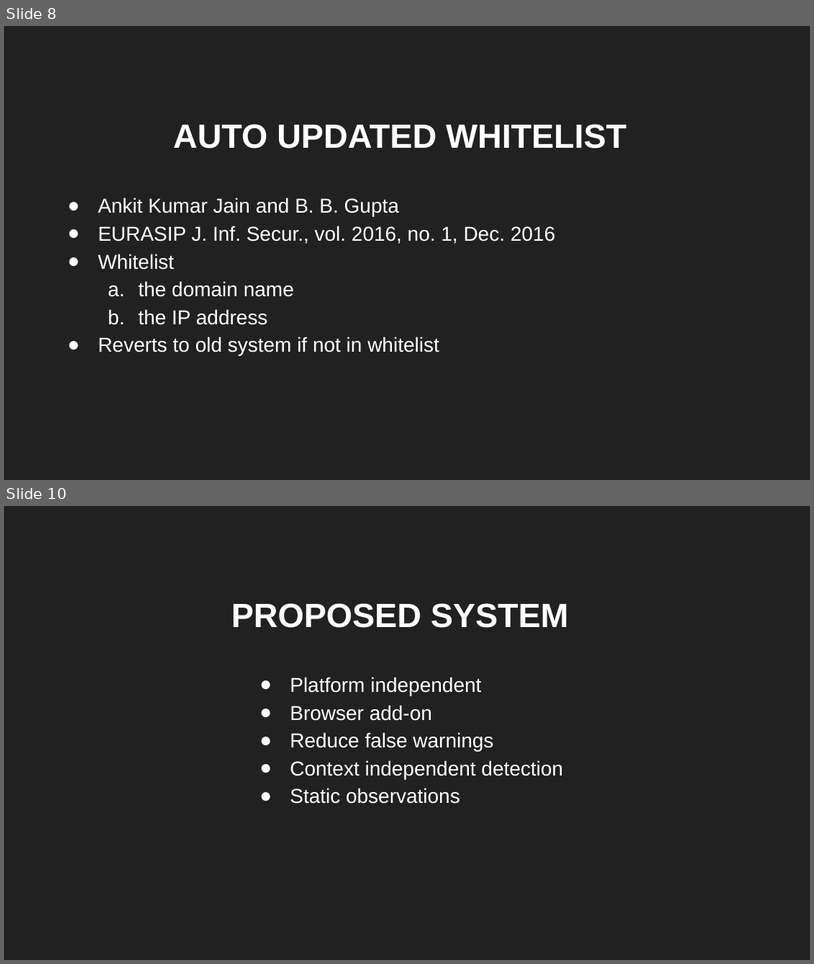
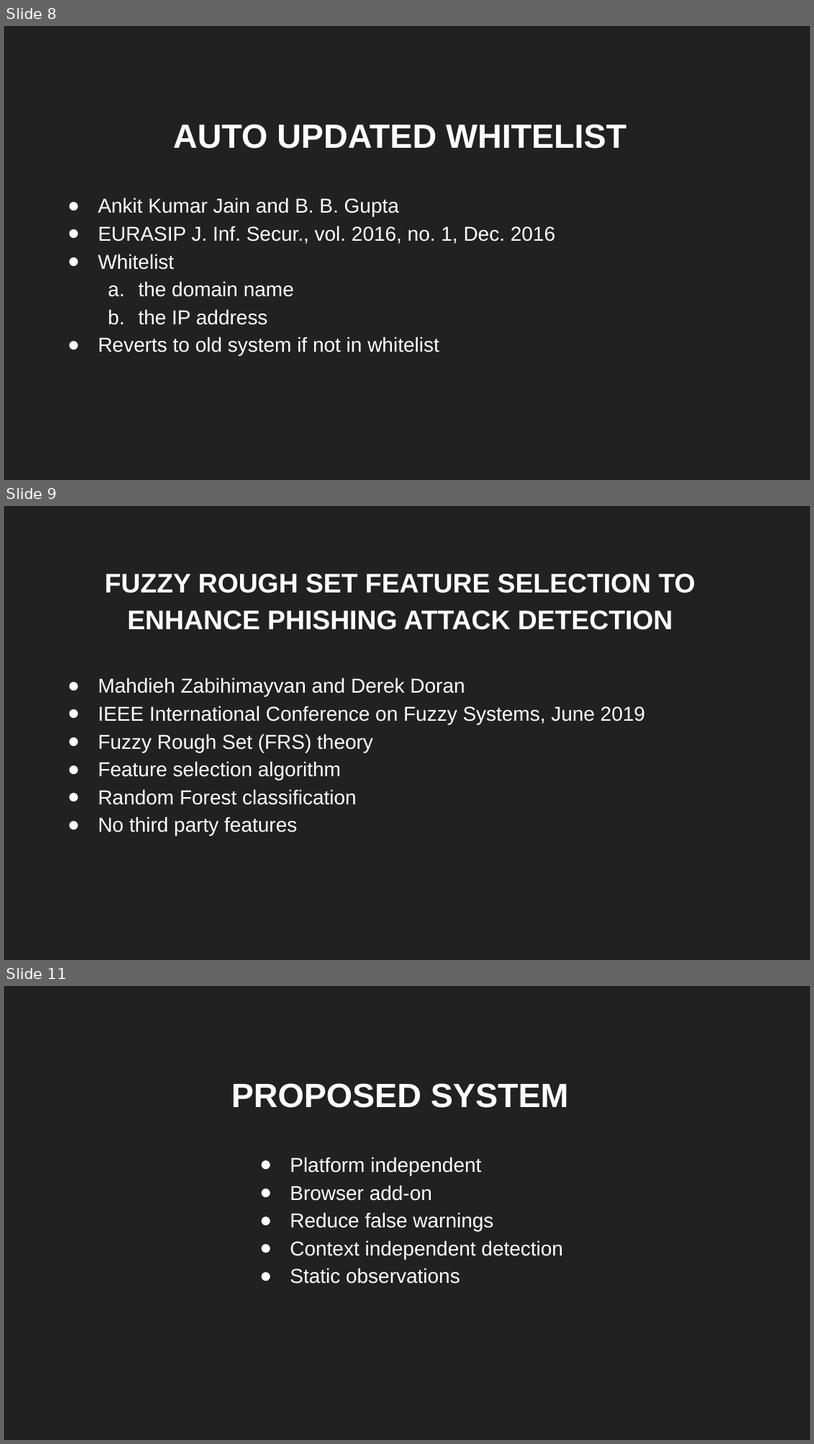
Before and after one commit to sbenstewart/cantina-plus, a slide deck: mail these/first/FYP First.pptx. Shown one above the other, each under a label of ours: slides 8 and 10 before the commit, slides 8, 9 and 11 after it; the slides between them are not shown. The pictures are 814x964 and 814x1444 pixels, drawn with LibreOffice and Linux fonts; fonts in the diff are those of the drawing. Boxes give left, top, right and bottom in pixels: in the first picture for what was removed or moved away, otherwise in the second. Text is boxed around its words. In the diff, an @@ line names an element or a change of style, - is before the commit and + after.

```diff
--- a/mail these/first/FYP First.pptx
+++ b/mail these/first/FYP First.pptx
@@ slide 9 added at bbox=[4, 506, 810, 960], background #212121 @@
@@ title added at bbox=[105, 574, 696, 630], 24 pt, text #FFFFFF, bold @@
+FUZZY ROUGH SET FEATURE SELECTION TO ENHANCE PHISHING ATTACK DETECTION
@@ subtitle added at bbox=[98, 677, 646, 836], 18 pt, text #FFFFFF @@
+● Mahdieh Zabihimayvan and Derek Doran
+● IEEE International Conference on Fuzzy Systems, June 2019
+● Fuzzy Rough Set (FRS) theory
+● Feature selection algorithm
+● Random Forest classification
+● No third party features
@@ what was slide 10 is now slide 11 @@
```
Also in this commit, not shown: 2 slides changed, 3 other files.
